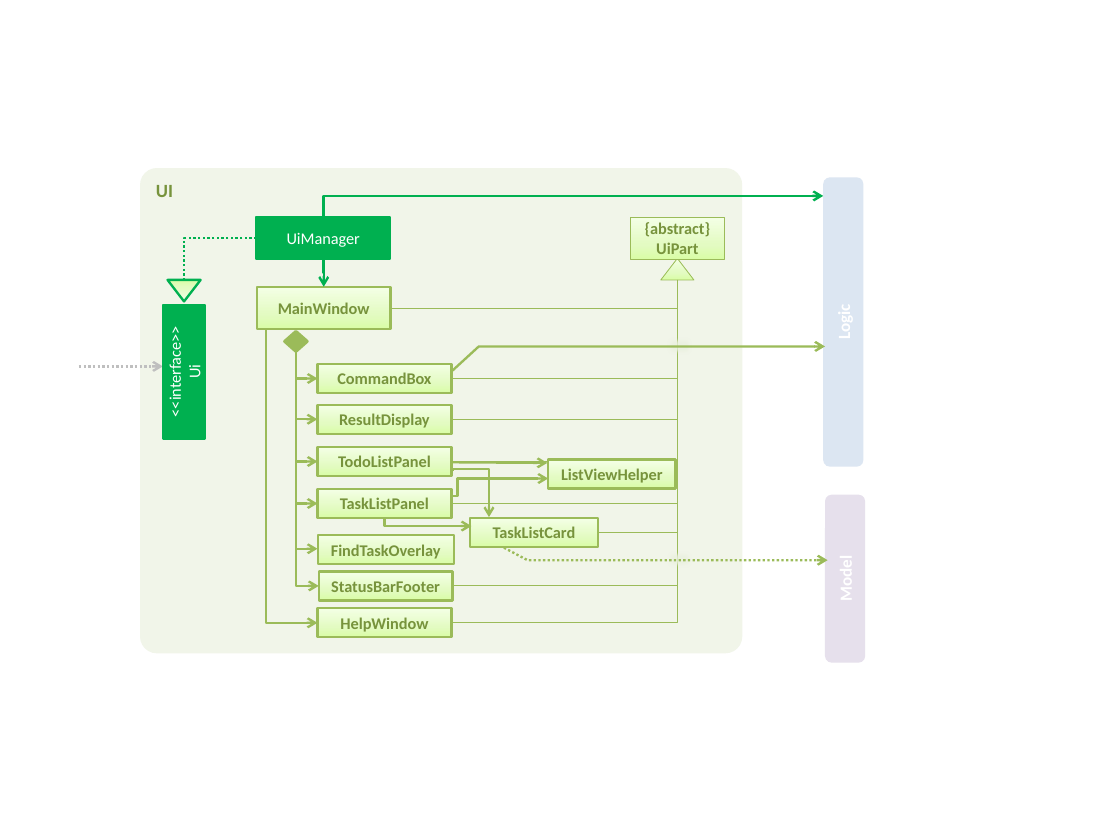
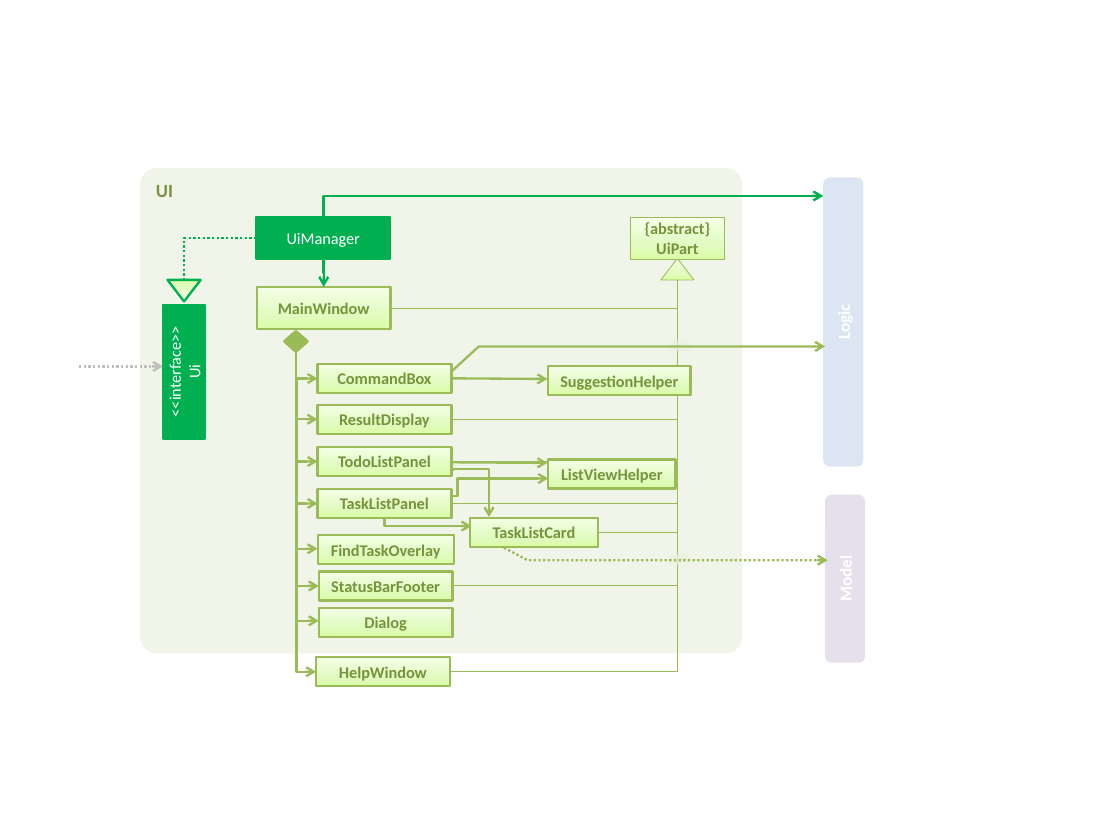
Before and after one commit to CS2103JAN2017-W13-B1/main, a slide deck: slide 1 of docs/diagrams/UiComponentClassDiagram.pptx. Drawn at 1120x840 pixels with LibreOffice and Linux fonts; fonts in the diff are those of the drawing. Boxes give left, top, right and bottom in pixels: in the first picture for what was removed or moved away, otherwise in the second. Text is boxed around its words. In the diff, an @@ line names an element or a change of style, - is before the commit and + after.

```diff
--- a/docs/diagrams/UiComponentClassDiagram.pptx
+++ b/docs/diagrams/UiComponentClassDiagram.pptx
@@ elbow line moved from (678, 280) - (451, 623) to (678, 280) - (450, 672) @@
@@ elbow arrow added from (296, 386) to (319, 620), #9BBB59 1.5 pt @@
@@ elbow arrow moved from (267, 329) - (318, 623) to (297, 379) - (316, 672) @@
@@ arrow added from (452, 379) to (548, 379), #9BBB59 1.5 pt @@
@@ rectangle added at (548,366,690,395), fill gradient #DAFDA7 to #E4FCC2 to #F5FFE7, outline #9BBB59 1.5 pt, 10.5 pt, text #77933C, bold @@
+SuggestionHelper
@@ rectangle added at (319,608,454,637), fill gradient #DAFDA7 to #E4FCC2 to #F5FFE7, outline #9BBB59 1.5 pt, 10.5 pt, text #77933C, bold @@
+Dialog
@@ rectangle "HelpWindow": place and size @@
-rectangle "HelpWindow" at (318,608,452,637)
+rectangle "HelpWindow" at (316,657,450,687)
```
Also in this commit, not shown: 2 other files.
